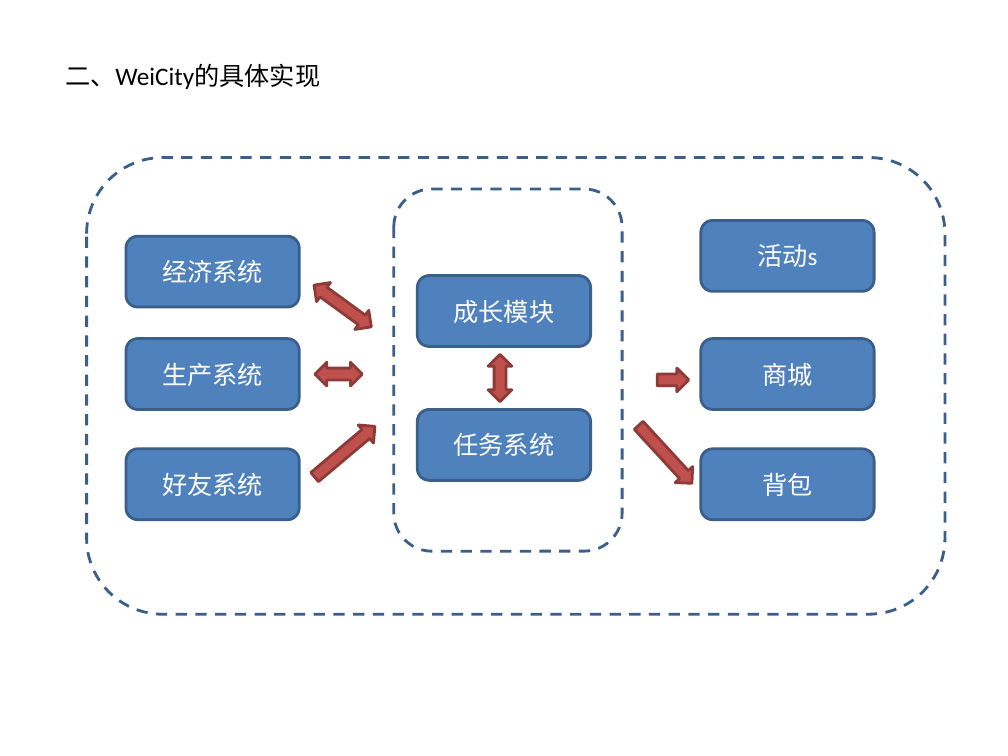
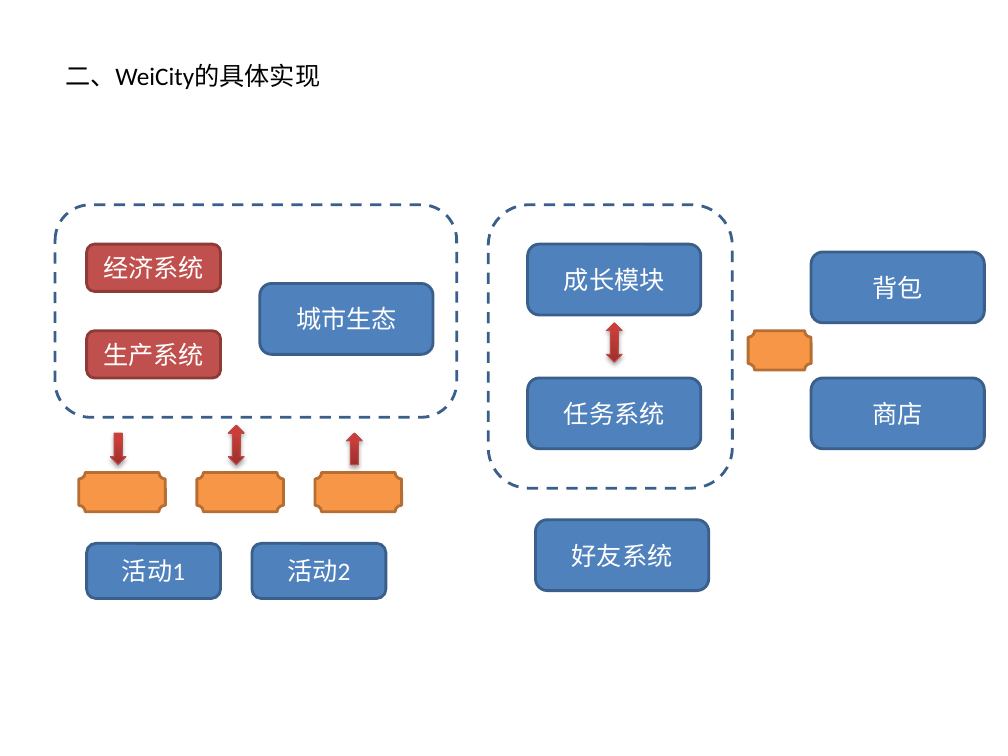
Before and after one commit to xiangaodielian/molehill-lab, a slide deck: slide 2 of notes/weicity.pptx. Drawn at 1008x756 pixels with LibreOffice and Linux fonts; fonts in the diff are those of the drawing. Boxes give left, top, right and bottom in pixels: in the first picture for what was removed or moved away, otherwise in the second. Text is boxed around its words. In the diff, an @@ line names an element or a change of style, - is before the commit and + after.

```diff
--- a/notes/weicity.pptx
+++ b/notes/weicity.pptx
@@ rounded rectangle: place and size @@
-rounded rectangle at [394,188,623,550]
+rounded rectangle at [55,205,457,417]
@@ rounded rectangle: place and size @@
-rounded rectangle at [87,157,946,614]
+rounded rectangle at [488,205,732,488]
@@ rounded rectangle "经济系统" at [87,244,221,291]: fill #4F81BD to #C0504D; outline #3A5F8C 2 pt to #8E3B39 2 pt @@
@@ rounded rectangle "经济系统": place and size @@
-rounded rectangle "经济系统" at [126,236,299,306]
+rounded rectangle "经济系统" at [87,244,221,291]
@@ rounded rectangle "成长模块": place and size @@
-rounded rectangle "成长模块" at [417,275,591,346]
+rounded rectangle "成长模块" at [527,244,701,314]
@@ rounded rectangle "背包": place and size @@
-rounded rectangle "背包" at [701,449,874,519]
+rounded rectangle "背包" at [811,252,985,323]
@@ rounded rectangle added at [260,283,433,354], fill #4F81BD, outline #3A5F8C 2 pt, 18 pt, text #FFFFFF @@
+城市生态
@@ up down arrow removed at [307,275,378,336] @@
@@ up down arrow added at [607,323,623,362], fill gradient #9C2F2D to #CB3E3A to #CE3B37, outline #BF4C48 0.75 pt @@
@@ rounded rectangle "生产系统": place and size @@
-rounded rectangle "生产系统" at [126,339,299,409]
+rounded rectangle "生产系统" at [87,331,221,378]
@@ rounded rectangle "生产系统" at [87,331,221,378]: fill #4F81BD to #C0504D; outline #3A5F8C 2 pt to #8E3B39 2 pt @@
@@ up down arrow removed at [488,355,511,402] @@
@@ plaque added at [748,331,811,370], fill #F79646, outline #B76F34 2 pt @@
@@ left right arrow removed at [314,362,362,385] @@
@@ rounded rectangle "任务系统": place and size @@
-rounded rectangle "任务系统" at [417,409,591,480]
+rounded rectangle "任务系统" at [527,378,701,449]
@@ right arrow removed at [657,368,688,391] @@
@@ rounded rectangle "商店": place and size @@
-rounded rectangle "商店" at [701,339,874,409]
+rounded rectangle "商店" at [811,378,985,449]
@@ right arrow removed at [307,417,382,485] @@
@@ right arrow removed at [630,417,700,491] @@
@@ text in rounded rectangle at [873,402,923,425]: text changed @@
-商城
+商店
@@ down arrow added at [110,433,126,465], fill gradient #9C2F2D to #CB3E3A to #CE3B37, outline #BF4C48 0.75 pt @@
@@ up down arrow added at [229,425,245,465], fill gradient #9C2F2D to #CB3E3A to #CE3B37, outline #BF4C48 0.75 pt @@
@@ up arrow added at [347,433,363,465], fill gradient #9C2F2D to #CB3E3A to #CE3B37, outline #BF4C48 0.75 pt @@
@@ plaque added at [79,473,165,512], fill #F79646, outline #B76F34 2 pt @@
@@ plaque added at [197,473,283,512], fill #F79646, outline #B76F34 2 pt @@
@@ plaque added at [314,473,401,512], fill #F79646, outline #B76F34 2 pt @@
@@ rounded rectangle "好友系统": place and size @@
-rounded rectangle "好友系统" at [126,449,299,519]
+rounded rectangle "好友系统" at [535,520,709,591]
@@ rounded rectangle "活动1": place and size @@
-rounded rectangle "活动1" at [701,221,874,291]
+rounded rectangle "活动1" at [87,543,221,599]
@@ text in rounded rectangle at [122,559,185,582]: text changed @@
-活动s
+活动1
@@ rounded rectangle added at [252,543,386,599], fill #4F81BD, outline #3A5F8C 2 pt, 18 pt, text #FFFFFF @@
+活动2
```
